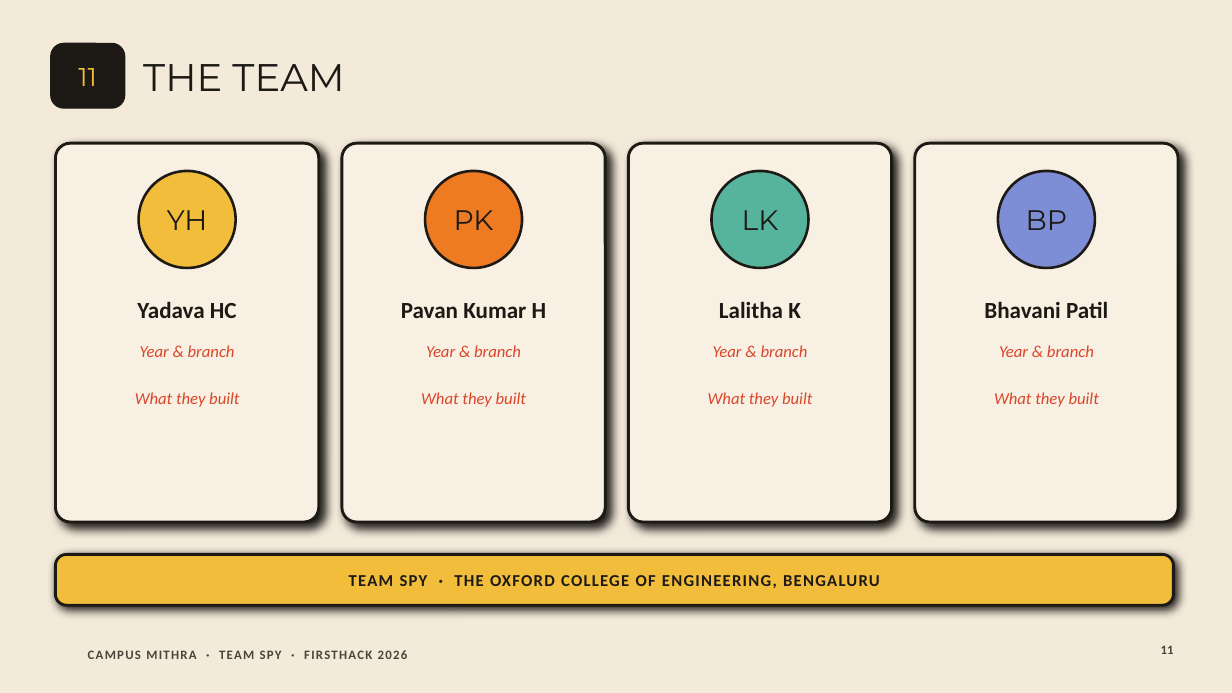
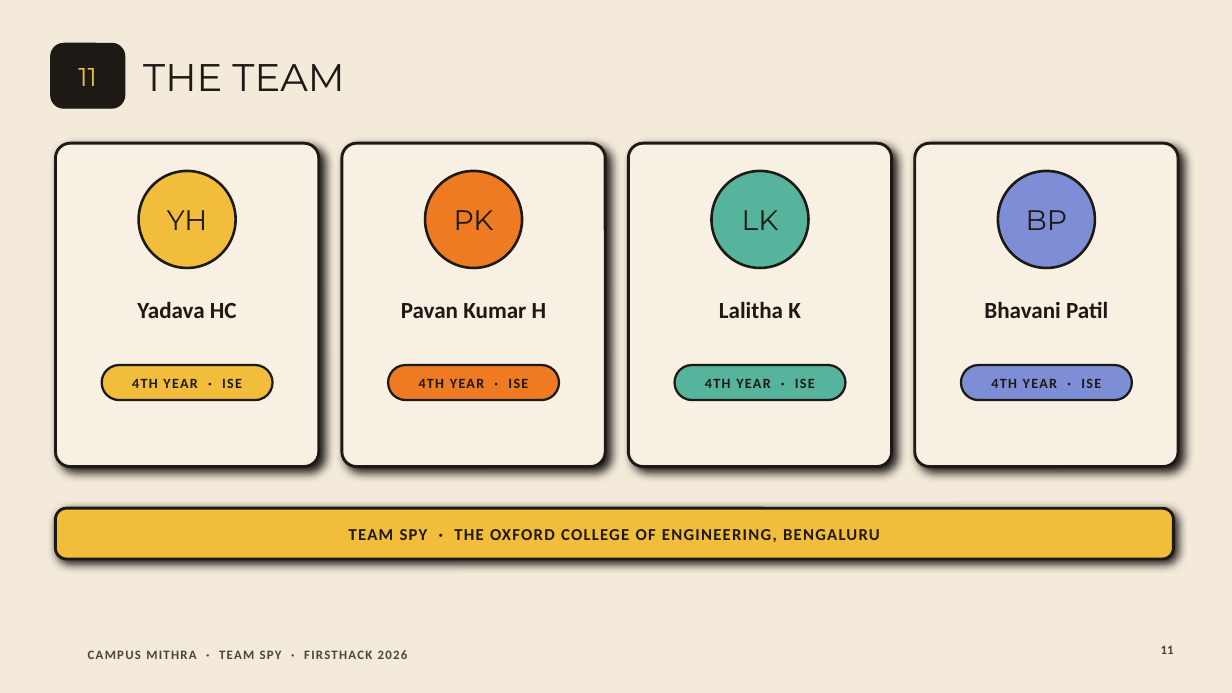
Before and after one commit to Pavankumarh0/first-hack-teamSPY, a slide deck: slide 11 of docs/presentation/Campus-Mithra-Team-Spy.pptx. Drawn at 1232x693 pixels with LibreOffice and Linux fonts; fonts in the diff are those of the drawing; background and template pictures are left out. Boxes give left, top, right and bottom in pixels: in the first picture for what was removed or moved away, otherwise in the second. Text is boxed around its words. In the diff, an @@ line names an element or a change of style, - is before the commit and + after.

```diff
--- a/docs/presentation/Campus-Mithra-Team-Spy.pptx
+++ b/docs/presentation/Campus-Mithra-Team-Spy.pptx
@@ rounded rectangle: place and size @@
-rounded rectangle at (55, 143, 319, 522)
+rounded rectangle at (55, 143, 319, 467)
@@ rounded rectangle: place and size @@
-rounded rectangle at (342, 143, 605, 522)
+rounded rectangle at (342, 143, 605, 467)
@@ rounded rectangle: place and size @@
-rounded rectangle at (628, 143, 892, 522)
+rounded rectangle at (628, 143, 892, 467)
@@ rounded rectangle: place and size @@
-rounded rectangle at (915, 143, 1178, 522)
+rounded rectangle at (915, 143, 1178, 467)
@@ rounded rectangle added at (102, 365, 273, 400), fill #F1BD3B, outline #1D1A16 1.75 pt @@
@@ text at (132, 378, 242, 388): text changed; size 13 to 11 pt; text colour #D9472B to #1D1A16; bold on; italic off @@
-Year & branch
+4TH YEAR · ISE
@@ rounded rectangle added at (388, 365, 559, 400), fill #EE7A22, outline #1D1A16 1.75 pt @@
@@ text at (419, 378, 528, 388): text changed; size 13 to 11 pt; text colour #D9472B to #1D1A16; bold on; italic off @@
-Year & branch
+4TH YEAR · ISE
@@ rounded rectangle added at (675, 365, 846, 400), fill #56B49C, outline #1D1A16 1.75 pt @@
@@ text at (705, 379, 815, 388): text changed; size 13 to 11 pt; text colour #D9472B to #1D1A16; bold on; italic off @@
-Year & branch
+4TH YEAR · ISE
@@ rounded rectangle added at (961, 365, 1132, 400), fill #7D8DD6, outline #1D1A16 1.75 pt @@
@@ text at (991, 379, 1101, 388): text changed; size 13 to 11 pt; text colour #D9472B to #1D1A16; bold on; italic off @@
-Year & branch
+4TH YEAR · ISE
@@ text removed at (135, 392, 239, 407) @@
-What they built
@@ text removed at (421, 392, 526, 407) @@
-What they built
@@ text removed at (708, 392, 812, 407) @@
-What they built
@@ text removed at (994, 392, 1099, 407) @@
-What they built
@@ text "TEAM SPY · THE OXFORD ...": place and size @@
-text "TEAM SPY · THE OXFORD ..." at (349, 575, 880, 588)
+text "TEAM SPY · THE OXFORD ..." at (349, 529, 880, 542)
@@ rounded rectangle: place and size @@
-rounded rectangle at (55, 555, 1174, 605)
+rounded rectangle at (55, 508, 1174, 559)
```
Also in this commit, not shown: 3 other slides changed, 6 other files.
